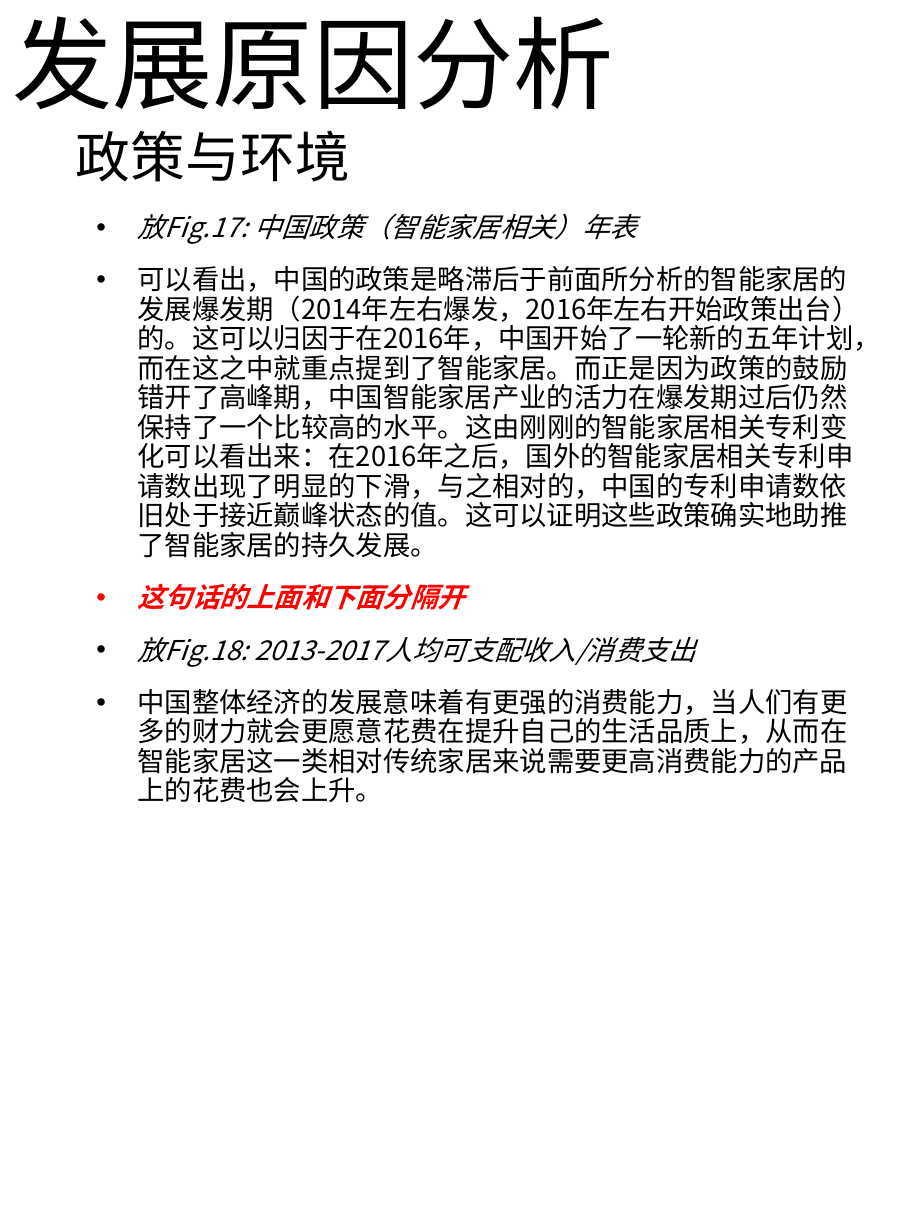
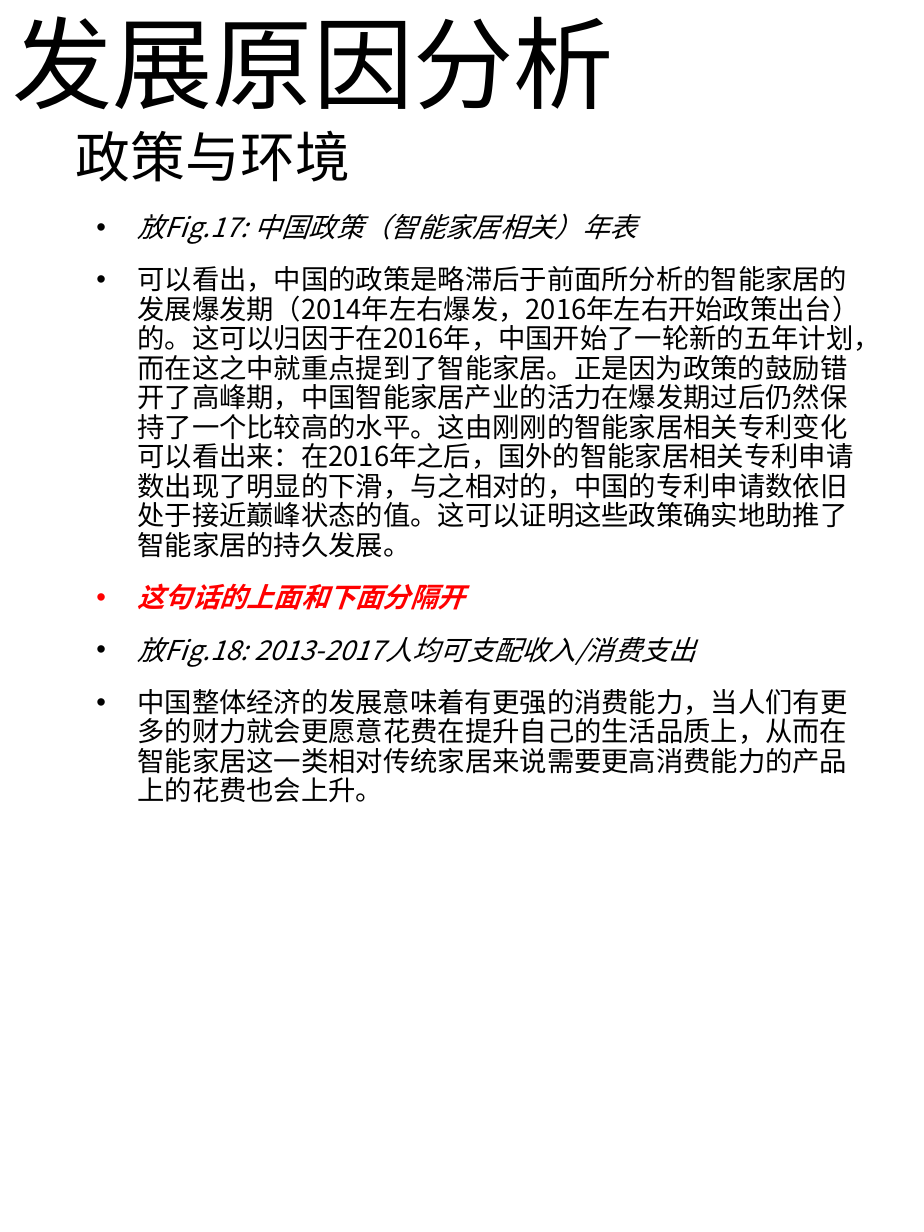
Before and after one commit to RLi43/Industry-Frontier, a slide deck: slide 10 of 市场/排版.pptx. Drawn at 924x1232 pixels with LibreOffice and Linux fonts; fonts in the diff are those of the drawing. Boxes give left, top, right and bottom in pixels: in the first picture for what was removed or moved away, otherwise in the second. Text is boxed around its words. In the diff, an @@ line names an element or a change of style, - is before the commit and + after.

Commit message:
问题部分还剩最后一个，后面的感觉都需要整理了。.md文件中有新问题，标识为加粗双斜线了

```diff
--- a/市场/排版.pptx
+++ b/市场/排版.pptx
@@ text at (x1=137, y1=266, x2=880, y2=558): text changed @@
-• 可以看出，中国的政策是略滞后于前面所分析的智能家居的发展爆发期（2014年左右爆发，2016年左右开始政策出台）的。这可以归因于在2016年，中国开始了一轮新的五年计划，而在这之中就重点提到了智能家居。而正是因为政策的鼓励错开了高峰期，中国智能家居产业的活力在爆发期过后仍然保持了一个比较高的水平。这由刚刚的智能家居相关专利变化可以看出来：在2016年之后，国外的智能家居相关专利申请数出现了明显的下滑，与之相对的，中国的专利申请数依旧处于接近巅峰状态的值。这可以证明这些政策确实地助推了智能家居的持久发展。
+• 可以看出，中国的政策是略滞后于前面所分析的智能家居的发展爆发期（2014年左右爆发，2016年左右开始政策出台）的。这可以归因于在2016年，中国开始了一轮新的五年计划，而在这之中就重点提到了智能家居。正是因为政策的鼓励错开了高峰期，中国智能家居产业的活力在爆发期过后仍然保持了一个比较高的水平。这由刚刚的智能家居相关专利变化可以看出来：在2016年之后，国外的智能家居相关专利申请数出现了明显的下滑，与之相对的，中国的专利申请数依旧处于接近巅峰状态的值。这可以证明这些政策确实地助推了智能家居的持久发展。
```
Also in this commit, not shown: 3 other slides changed, 4 slides added, 1 other file.
